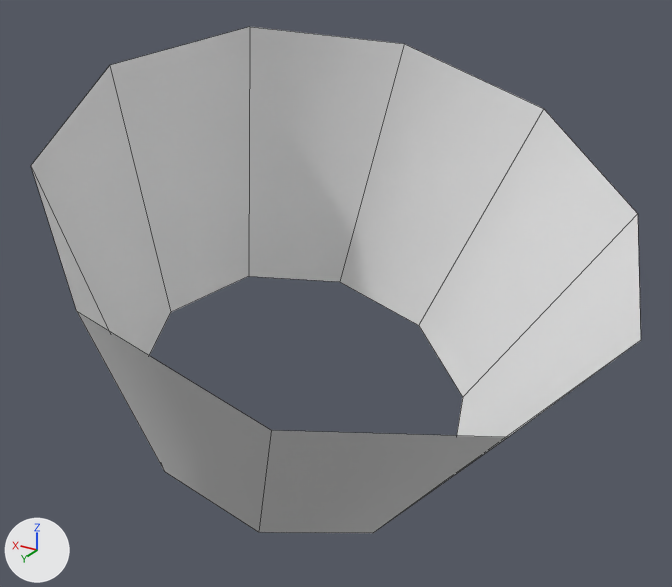
Two versions of the FBX model unity/Assets/Art/Models/Nakiusagi_Limb1U.fbx, one commit apart.
Rendered twice from a 50 mm camera at (-0.607, 1.057, 0.372) aimed at (0.043, -0.026, -0.17). The axes (+X, +Y, +Z) are drawn at lower left. The lights are the same throughout. The first picture is the older version. Mesh edges are drawn as thin lines. Where no turn or scale is listed for an object, it has been applied to the vertices.

Names of what the first picture shows: 'Nakiusagi_Limb1U'.
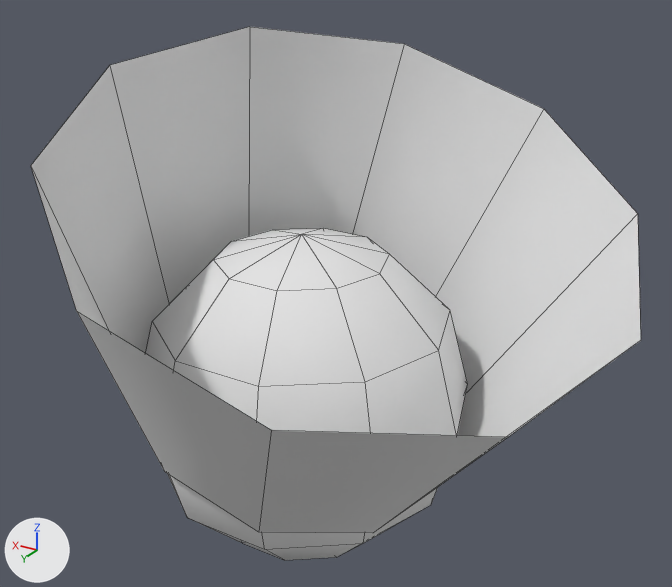
Changed parts and their boxes (x1, y1, x2, y2) in the pictures (672 x 587 px):
'Nakiusagi_Limb1U', reshaped: before (31, 27, 641, 533); after (31, 27, 641, 560)
part 1 of me_nakiusagi_limb1u, added: after (146, 228, 468, 560)

The edits, one by one:
me_nakiusagi_limb1u is used by ob_nakiusagi_limb1u; location (0.0, 0.0, 0.0).
me_nakiusagi_limb1u had 20 vertices, 10 faces and spanned x -0.395..0.413, y -0.398..0.398, z -0.515..0.173.
me_nakiusagi_limb1u now has 72 vertices, 70 faces and spans x -0.395..0.43, y -0.398..0.398, z -0.68..0.173.
me_nakiusagi_limb1u part 1: a new loose piece, a UV sphere (10 segments, 6 rings, poles along z) spanning x -0.13..0.43, y -0.366..0.166, z -0.68..-0.12, in mat_vertexcolor (white #e7e7e7).
